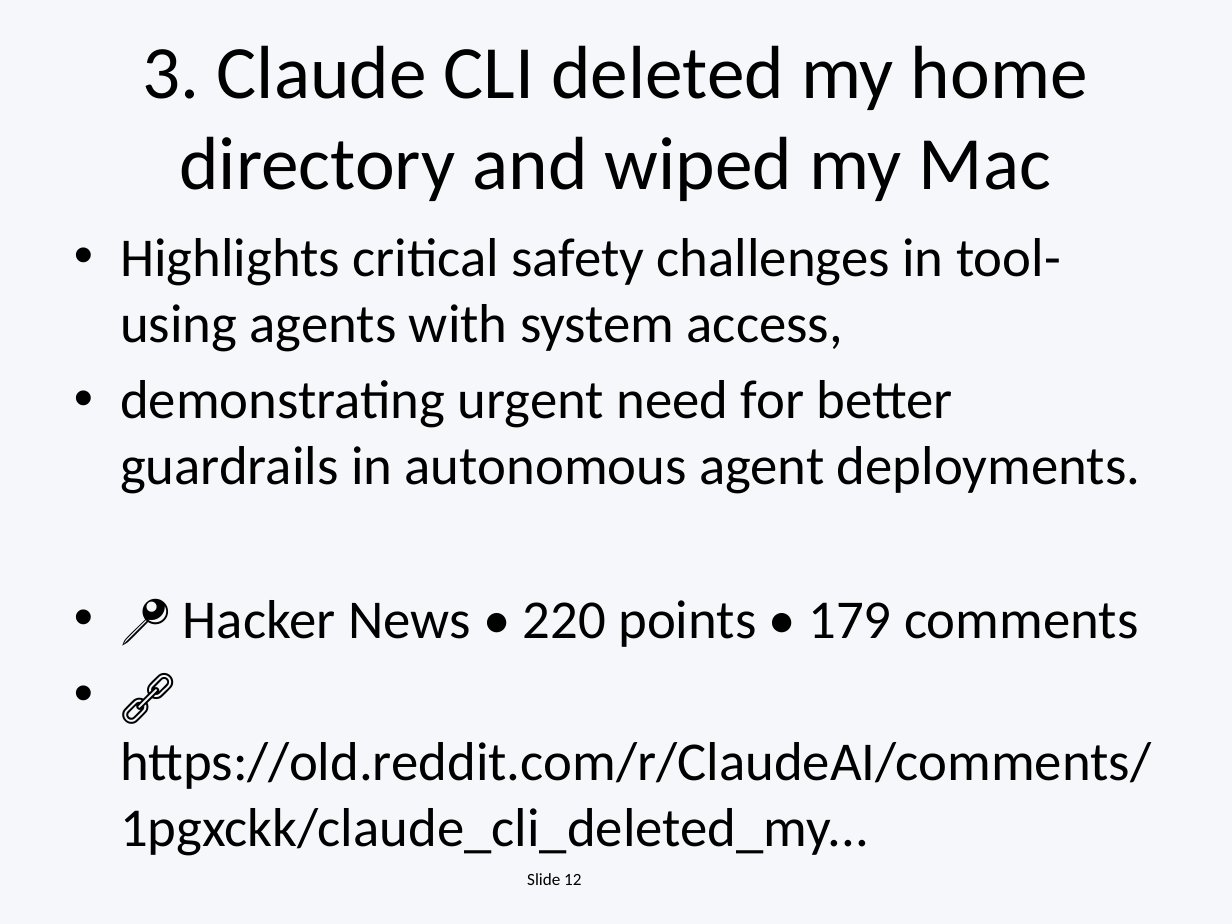
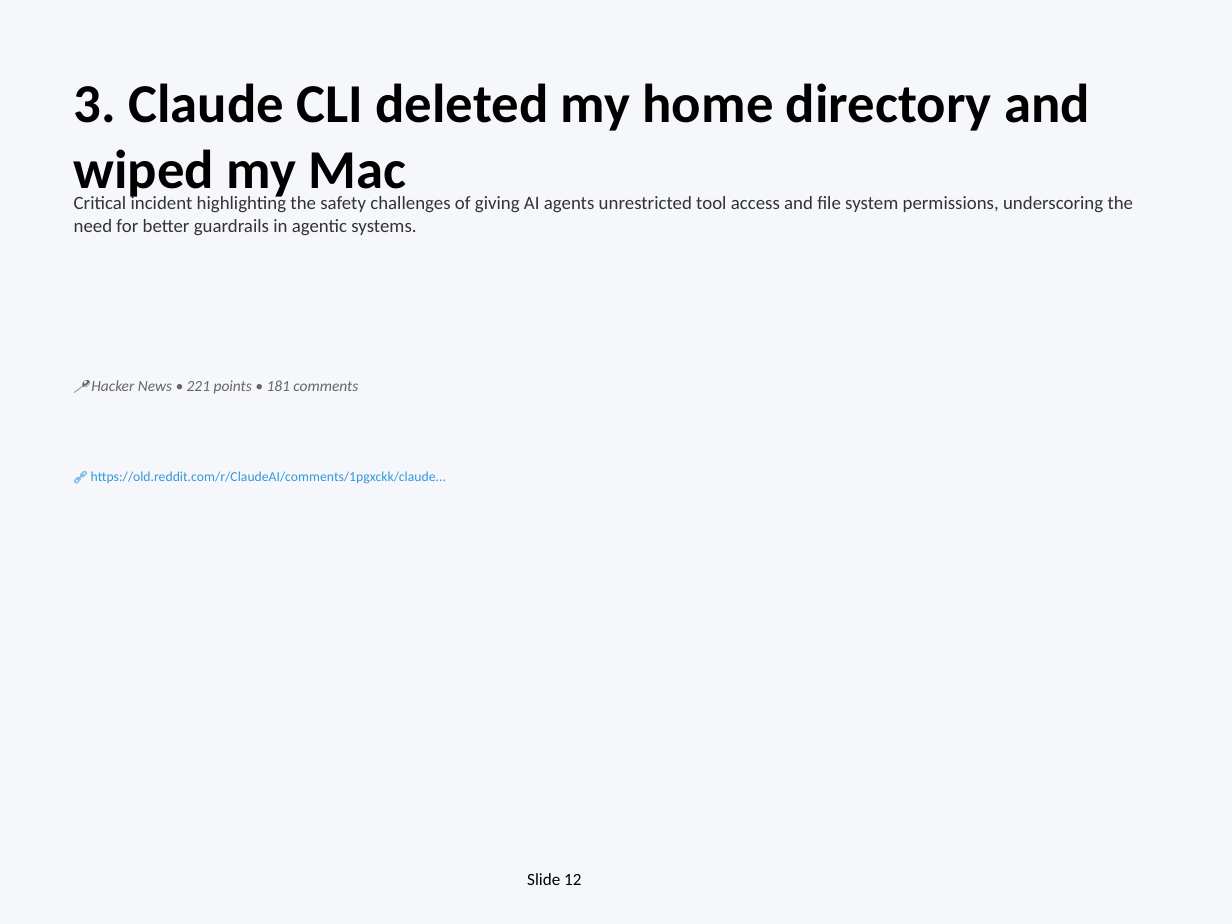
Before and after one commit to EiriniOr/ai-weekly-digest, a slide deck: slide 12 of AI_Weekly_2025-12-15.pptx. Drawn at 1232x924 pixels with LibreOffice and Linux fonts; fonts in the diff are those of the drawing. Boxes give left, top, right and bottom in pixels: in the first picture for what was removed or moved away, otherwise in the second. Text is boxed around its words. In the diff, an @@ line names an element or a change of style, - is before the commit and + after.

```diff
--- a/AI_Weekly_2025-12-15.pptx
+++ b/AI_Weekly_2025-12-15.pptx
@@ text "3. Claude CLI deleted my ...": place and size @@
-text "3. Claude CLI deleted my ..." at <box>143,45,1088,201</box>
+text "3. Claude CLI deleted my ..." at <box>74,83,1090,201</box>
@@ text "3. Claude CLI deleted my ..." at <box>74,83,1090,201</box>: size 44 to 32 pt, bold on; alignment centre to left; vertical alignment middle to top @@
@@ text added at <box>74,194,1134,235</box>, 11 pt, text #333333 @@
+Critical incident highlighting the safety challenges of giving AI agents unrestricted tool access and file system permissions, underscoring the need for better guardrails in agentic systems.
@@ text removed at <box>120,238,1151,856</box> @@
-• Highlights critical safety challenges in tool-using agents with system access,
-• demonstrating urgent need for better guardrails in autonomous agent deployments.
-• 📍 Hacker News • 220 points • 179 comments
-• 🔗 https://old.reddit.com/r/ClaudeAI/comments/1pgxckk/claude_cli_deleted_my...
@@ text added at <box>91,380,358,394</box>, 9 pt, text #666666, italic @@
+📍 Hacker News • 221 points • 181 comments
@@ text added at <box>91,471,446,484</box>, 8 pt, text #3498DB @@
+🔗 https://old.reddit.com/r/ClaudeAI/comments/1pgxckk/claude...
```
Also in this commit, not shown: 15 other slides changed, 3 slides added, 8 slides removed, 1 other file.
